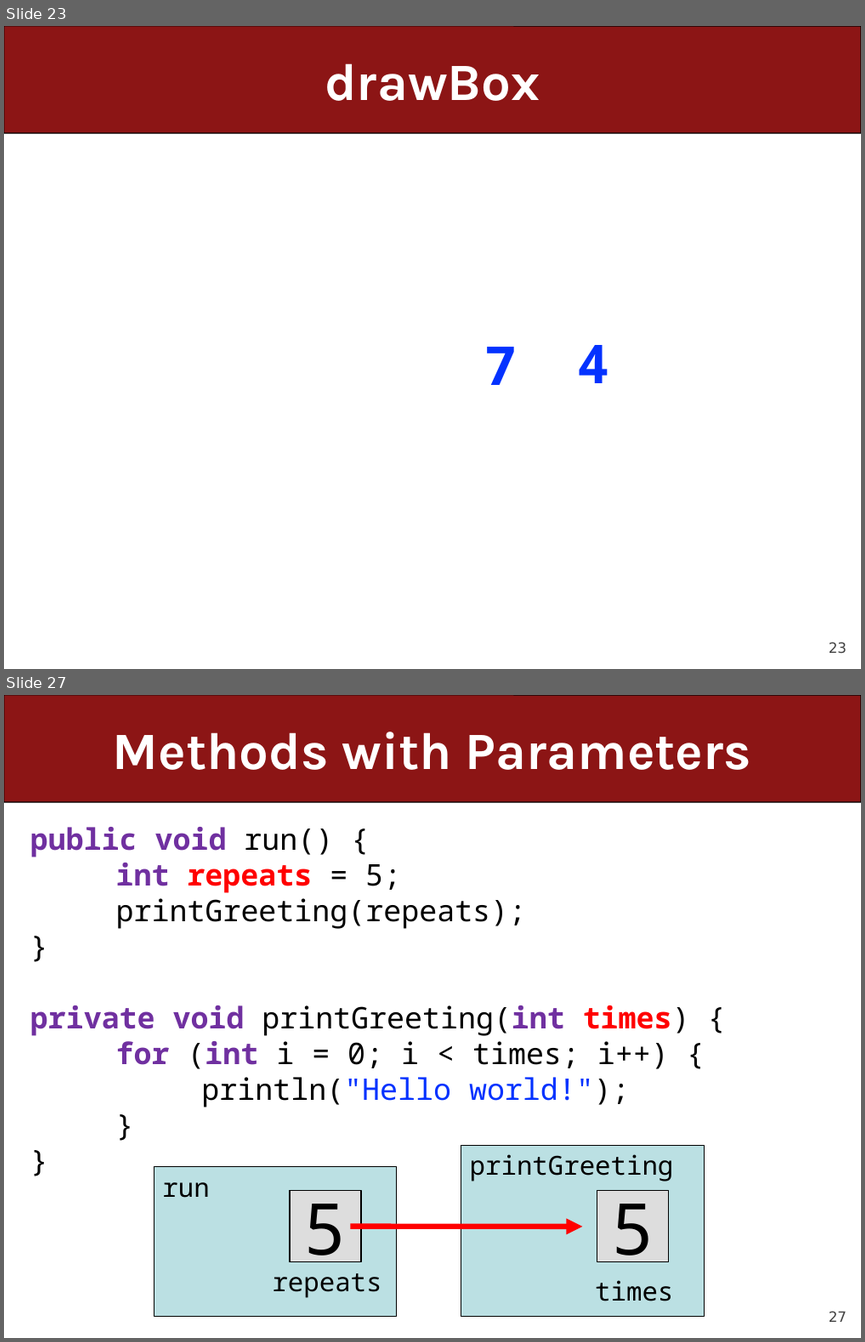
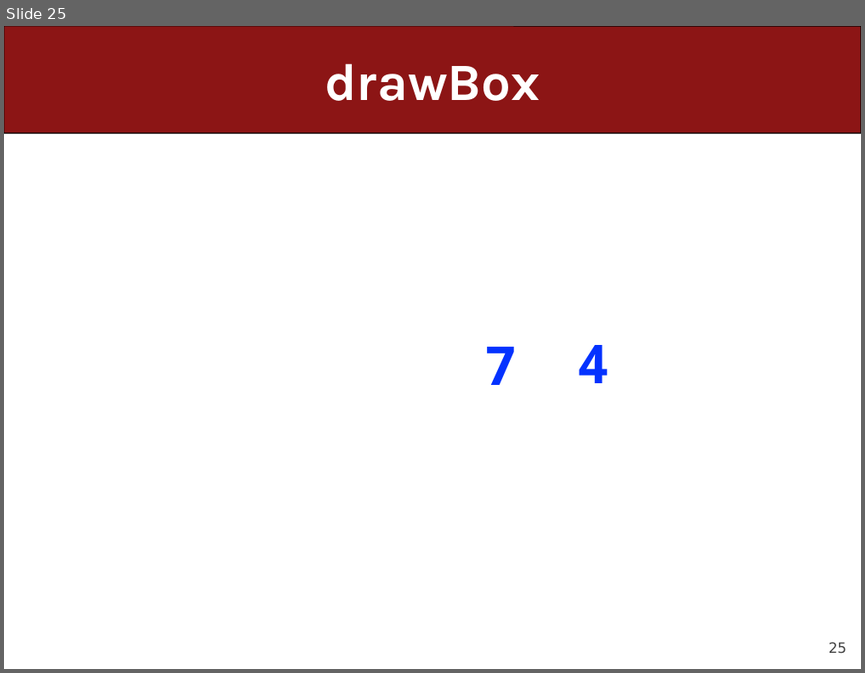
Before and after one commit to ckincaid17/cs106a-summer-2018, a slide deck: WWW/lectures/Lecture8/Lecture8.pptx. Shown one above the other, each under a label of ours: slides 23 and 27 before the commit, slide 25 after it; the slides between them are not shown. The pictures are 865x1342 and 865x673 pixels, drawn with LibreOffice and Linux fonts; fonts in the diff are those of the drawing. Boxes give left, top, right and bottom in pixels: in the first picture for what was removed or moved away, otherwise in the second. Text is boxed around its words. In the diff, an @@ line names an element or a change of style, - is before the commit and + after.

```diff
--- a/WWW/lectures/Lecture8/Lecture8.pptx
+++ b/WWW/lectures/Lecture8/Lecture8.pptx
@@ slide 27 removed at bbox=[4, 695, 861, 1338], background #FFFFFF; not listed: 2 template elements that a slide beside it also shows @@
@@ title removed at bbox=[113, 732, 752, 770] @@
-Methods with Parameters
@@ text removed at bbox=[30, 827, 690, 1107] @@
-public void run() {
-int repeats = 5;
-printGreeting(repeats);
-}
-private void printGreeting(int times) {
-for (int i = 0; i < times; i++) {
-println("Hello world!");
-}
-}
@@ rectangle removed at bbox=[460, 1145, 704, 1316] @@
-printGreeting
-times
@@ rectangle removed at bbox=[154, 1166, 397, 1316] @@
-run
-repeats
@@ rectangle removed at bbox=[290, 1191, 360, 1261] @@
-5
@@ rectangle removed at bbox=[597, 1191, 668, 1261] @@
-5
@@ arrow removed from (350, 1226) to (582, 1226) @@
@@ what was slide 23 is now slide 25 @@
@@ page number at bbox=[828, 641, 846, 652]: text changed @@
-23
+25
```
Also in this commit, not shown: 12 slides changed, 5 slides added, 25 other slides removed, 13 other files.
